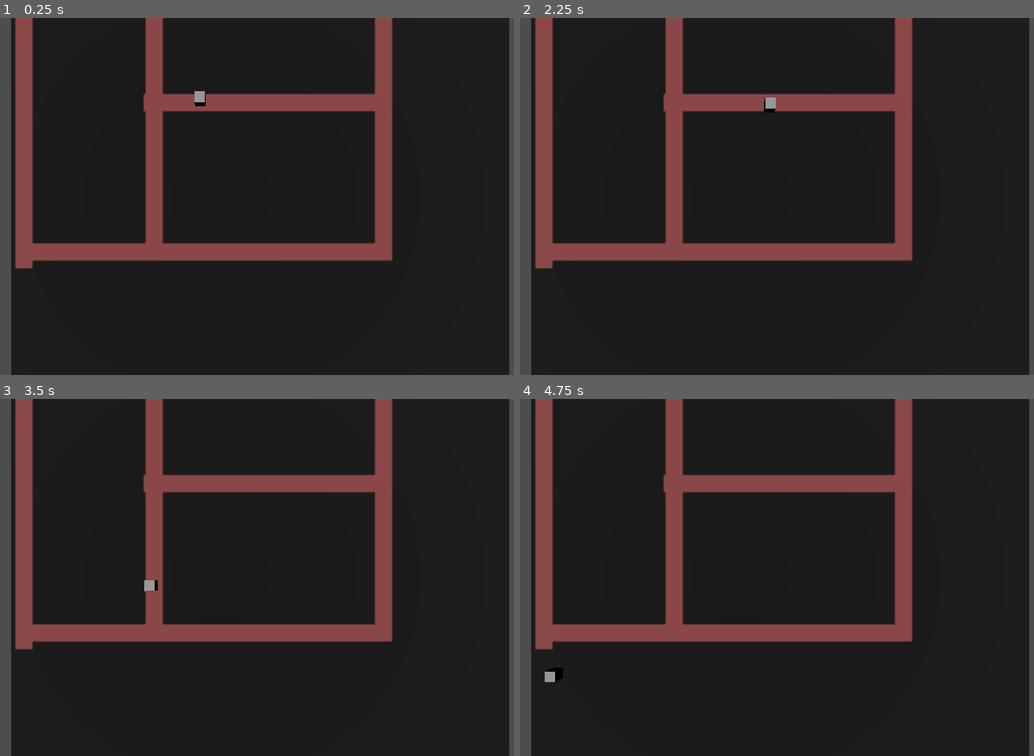
Above: before the commit, frames 1-4 (two rows, left to right).
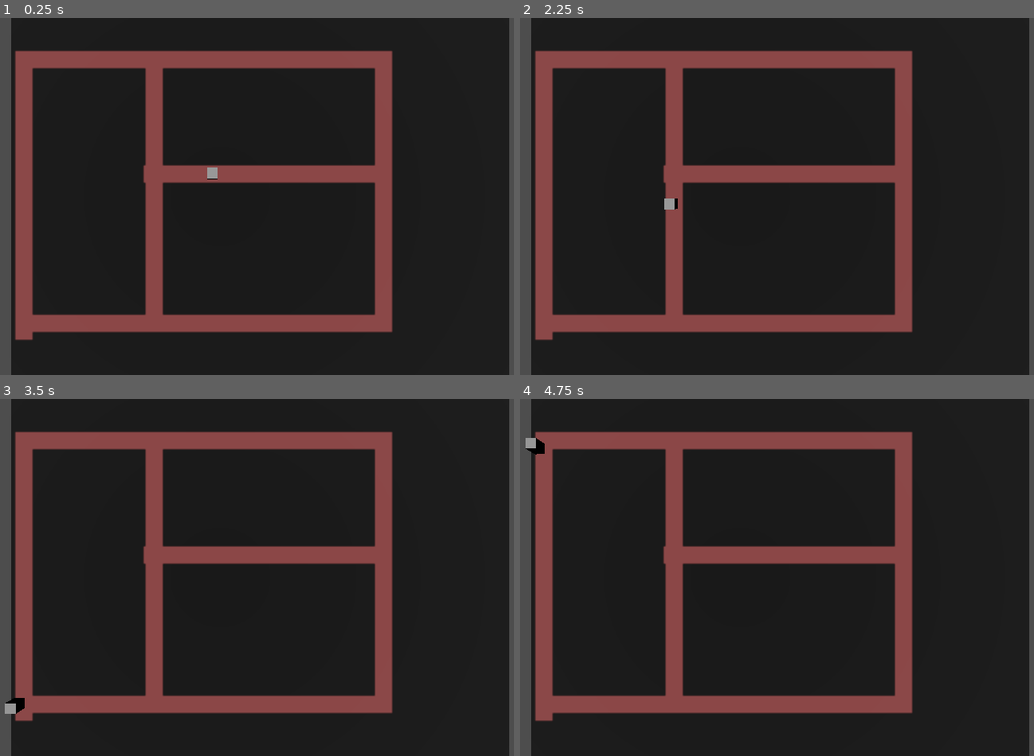
Above: after the commit, the same moments.

Repository: Frejbo/ATC-tower
Game: Godot game, scene res://airport.tscn
Same seed, same stepped clock (60 frames per second), same inputs: the game is played once before the commit and once after it.
Inputs:
- Up to frame 1 (0.25 s): no input
- Up to frame 2 (2.25 s): no input
- Up to frame 3 (3.5 s): no input
- Up to frame 4 (4.75 s): no input

The runs differ from the first frame. In frame 1, 17% of the frame differs, in the area x 2-77%, y 0-91%; in frame 2, 17%; in frame 3, 17%; in frame 4, 17%, in the area x 1-77%, y 0-91%.

Commit message:
Started on some pathfinding, will remake taxiway nodes first

Diff:
--- a/game/aircraftMover.gd
+++ b/game/aircraftMover.gd
@@ -5,18 +5,34 @@
 		body = val
 		$Path3D/RemoteTransform3D.remote_path = val.get_path()
 
-var taxiways = ["A", "B", "C"]
+@export var route = ["A", "B", "C"]
 
 var path : Curve3D = Curve3D.new()
+
 func _ready():
 	$Path3D/RemoteTransform3D.remote_path = body.get_path()
-	for taxiway_name in taxiways:
+
+	var pos = body.global_position
+	for taxiway_name in route:
 		var taxiway_curve : Curve3D = Game.taxiways.get_node(taxiway_name).curve
+
+		#for point in find_required_points_on_curve(taxiway_curve, pos):
+			#$Path3D.curve.add_point(point)
+			#pos = point
+
 		for point_idx in taxiway_curve.point_count:
 			$Path3D.curve.add_point(taxiway_curve.get_point_position(point_idx))
 
+## Uses pathfinding to find the path on the given taxiway. From the point which is closest to "closest_start", to the point which is closest to "closest_end". The aircraft need to go via the returned points before going to "closest_end" point.
+#func find_required_points_on_curve(curve : Curve3D, closest_start : Vector3, goal_taxiway : taxiway) -> Array[Vector3]:
+	#var baked_curve : Curve3D
+	#for p in curve.get_baked_points():
+		#baked_curve.add_point(p)
+	#var start : int = baked_curve.get_closest_point(closest_start)
+	#var end : int = baked_curve.get_baked_points(closest_end)
+
 func _process(delta):
 	print(.1 * delta)
-	$Path3D/PathFollow3D.progress_ratio += .2 * delta
+	$Path3D/PathFollow3D.progress += 20 * delta
 	body.position = $Path3D/PathFollow3D.position
 	print($Path3D/PathFollow3D.position)
--- a/game/airport.tscn
+++ b/game/airport.tscn
@@ -34,10 +34,24 @@
 
 [sub_resource type="Curve3D" id="Curve3D_45wuo"]
 _data = {
-"points": PackedVector3Array(0, 0, 0, 0, 0, 0, -12.0194, 0, 8.57139, 0, 0, 0, 0, 0, 0, -21.3925, 0, 8.59454, 0, 0, 0, 0, 0, 0, -22.4537, 0, 16.2348),
+"points": PackedVector3Array(0, 0, 0, 0, 0, 0, -12.0194, 0, 8.57139, 0, 0, 0, 0, 0, 0, -23.7475, 0, 8.57604, 0, 0, 0, 0, 0, 0, -23.6975, 0, -16.9398),
 "tilts": PackedFloat32Array(0, 0, 0)
 }
 point_count = 3
+
+[sub_resource type="Curve3D" id="Curve3D_ll70r"]
+_data = {
+"points": PackedVector3Array(0, 0, 0, 0, 0, 0, -10.7579, 0, -17.1956, 0, 0, 0, 0, 0, 0, -10.6845, 0, -7.65304),
+"tilts": PackedFloat32Array(0, 0)
+}
+point_count = 2
+
+[sub_resource type="Curve3D" id="Curve3D_fkuea"]
+_data = {
+"points": PackedVector3Array(0, 0, 0, 0, 0, 0, -22.9798, 0, -18.26, 0, 0, 0, 0, 0, 0, 11.4103, 0, -18.1866),
+"tilts": PackedFloat32Array(0, 0)
+}
+point_count = 2
 
 [node name="airport" type="Node3D"]
 
@@ -73,11 +87,23 @@
 taxiway_name = "C"
 polygon_shape = PackedVector2Array(-0.1, -0.1, 0.1, -0.1, 0.1, 0.1, -0.1, 0.1)
 
+[node name="D" type="Path3D" parent="taxiways"]
+curve = SubResource("Curve3D_ll70r")
+script = ExtResource("2_0itsb")
+taxiway_name = "D"
+polygon_shape = PackedVector2Array(-0.1, -0.1, 0.1, -0.1, 0.1, 0.1, -0.1, 0.1)
+
+[node name="E" type="Path3D" parent="taxiways"]
+curve = SubResource("Curve3D_fkuea")
+script = ExtResource("2_0itsb")
+taxiway_name = "E"
+polygon_shape = PackedVector2Array(-0.1, -0.1, 0.1, -0.1, 0.1, 0.1, -0.1, 0.1)
+
 [node name="aircraft" parent="." instance=ExtResource("5_72elt")]
 transform = Transform3D(0.00176652, 0, -0.999998, 0, 1, 0, 0.999998, 0, 0.00176652, 8.29171, 0, -6.50989)
 
 [node name="Camera3D" type="Camera3D" parent="."]
-transform = Transform3D(1, 0, 0, 0, -4.37114e-08, 1, 0, -1, -4.37114e-08, -3.99855, 22.4258, 2.9093)
+transform = Transform3D(1, 0, 0, 0, -4.37114e-08, 1, 0, -1, -4.37114e-08, -3.99855, 22.4258, -4.28271)
 
 [node name="DirectionalLight3D" type="DirectionalLight3D" parent="."]
 transform = Transform3D(1, 0, 0, 0, -4.37114e-08, 1, 0, -1, -4.37114e-08, 0, 0, 0)
--- a/game/taxiway.tscn
+++ b/game/taxiway.tscn
@@ -2,18 +2,17 @@
 
 [ext_resource type="Script" path="res://taxiway_node.gd" id="1_0gnd1"]
 
-[sub_resource type="SphereShape3D" id="SphereShape3D_72vek"]
+[sub_resource type="SphereShape3D" id="SphereShape3D_rufso"]
 radius = 1.0
 
-[sub_resource type="SphereShape3D" id="SphereShape3D_3aiwj"]
+[sub_resource type="SphereShape3D" id="SphereShape3D_crekd"]
 radius = 1.0
 
 [node name="taxiway" type="Path3D"]
 script = ExtResource("1_0gnd1")
-connected_to = [null]
 polygon_shape = PackedVector2Array(-0.2, -0.2, 0.2, -0.2, 0.2, 0.2, -0.2, 0.2)
 
-[node name="@CSGPolygon3D@19067" type="CSGPolygon3D" parent="."]
+[node name="@CSGPolygon3D@17459" type="CSGPolygon3D" parent="."]
 transparency = 0.5
 polygon = PackedVector2Array(-0.2, -0.2, 0.2, -0.2, 0.2, 0.2, -0.2, 0.2)
 mode = 2
@@ -29,10 +28,10 @@
 
 [node name="A" type="Area3D" parent="."]
 
-[node name="@CollisionShape3D@19068" type="CollisionShape3D" parent="A"]
-shape = SubResource("SphereShape3D_72vek")
+[node name="@CollisionShape3D@17460" type="CollisionShape3D" parent="A"]
+shape = SubResource("SphereShape3D_rufso")
 
 [node name="B" type="Area3D" parent="."]
 
-[node name="@CollisionShape3D@19069" type="CollisionShape3D" parent="B"]
-shape = SubResource("SphereShape3D_3aiwj")
+[node name="@CollisionShape3D@17461" type="CollisionShape3D" parent="B"]
+shape = SubResource("SphereShape3D_crekd")
--- a/game/taxiway_node.gd
+++ b/game/taxiway_node.gd
@@ -24,6 +24,8 @@
 	set(val):
 		B_size = val
 		area_b.get_child(0).shape.radius = val
+
+
 
 #@export var connect_start : taxiway:
 
--- /dev/null
+++ b/game/test curve.gd
@@ -0,0 +1,13 @@
+extends Node3D
+
+func _ready() -> void:
+	var curve : Curve3D = $Path3D.curve
+	var points = curve.sample(0, .5)
+	print(points)
+
+	for point in points:
+		var n = MeshInstance3D.new()
+		n.mesh = BoxMesh.new()
+		n.mesh.size = Vector3(.1, .1, .1)
+		n.position = point
+		add_child(n)
--- /dev/null
+++ b/game/test scene.tscn
@@ -0,0 +1,25 @@
+[gd_scene load_steps=3 format=3 uid="uid://8j71yf7ibeag"]
+
+[ext_resource type="Script" path="res://test curve.gd" id="1_nwqq6"]
+
+[sub_resource type="Curve3D" id="Curve3D_m88jh"]
+_data = {
+"points": PackedVector3Array(0, 0, 0, 0, 0, 0, -1.21546, 0, 0.0405155, 0, 0, 0, 0, 0, 0, 2.17047, 0, 0.243092, 0, 0, 0, 0, 0, 0, 1.97432, 0, 2.41167, 0, 0, 0, 0, 0, 0, 0, 0, 2.699, 0, 0, 0, 0, 0, 0, 0, 0, 1.956, 0, 0, 0, 0, 0, 0, 0, 0, 1.21),
+"tilts": PackedFloat32Array(0, 0, 0, 0, 0, 0)
+}
+point_count = 6
+
+[node name="Node3D" type="Node3D"]
+script = ExtResource("1_nwqq6")
+
+[node name="Path3D" type="Path3D" parent="."]
+transform = Transform3D(1, 0, 0, 0, 1, 0, 0, 0, 1, -0.00918484, 0, 0)
+curve = SubResource("Curve3D_m88jh")
+
+[node name="Camera3D" type="Camera3D" parent="."]
+transform = Transform3D(1, 0, 0, 0, -4.37114e-08, 1, 0, -1, -4.37114e-08, 0.452133, 2.22311, 1.35015)
+projection = 1
+size = 3.0
+
+[node name="DirectionalLight3D" type="DirectionalLight3D" parent="."]
+transform = Transform3D(0.853942, 0.127844, 0.50442, -0.520369, 0.209796, 0.827769, 0, -0.969351, 0.24568, 0, 0, 0)
Not shown: 1 places in game/airport.tscn that only renumber resources
